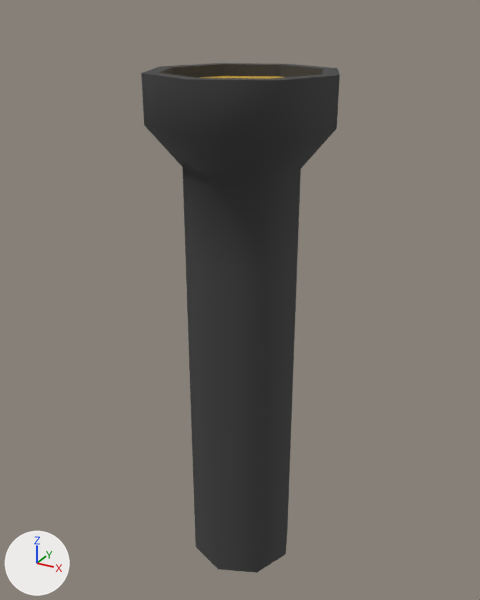
One commit to the FBX model RAW/Models/Torch.fbx: the scene before it, then after it.
Rendered twice from a camera (50 mm lens) standing at (0.0838, -0.1541, 0.1648) and looking at (-0.0022, 0.0022, 0.0867). The axes (+X, +Y, +Z) are drawn at lower left. The lights are the same throughout. Where no turn or scale is listed for an object, it has been applied to the vertices.
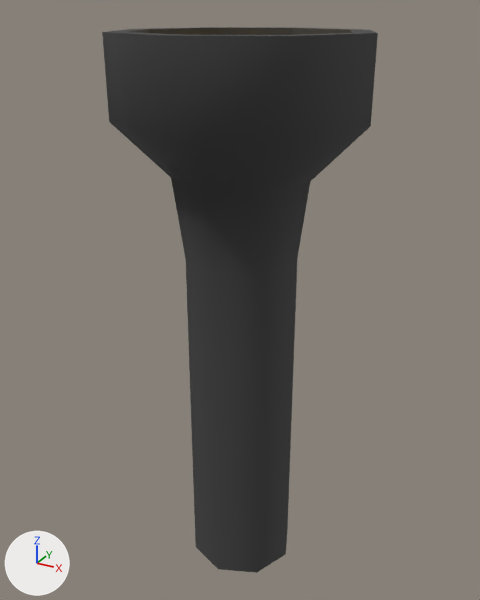
Commit message: Torch model
Updated Torch model

Pixel boxes [x1, y1, x2, y2] of what changed, in the pictures (480 x 600 px):
'Cylinder001', reshaped (38% wider, 7% taller): before [141, 63, 340, 573]; after [102, 27, 378, 573]

Edits to the bpy script that builds the scene:
```text
Change me_mesh:
    used by ob_cylinder001; location = (0.0, 0.0, 0.0752)
    remove me_mesh.from_pydata(...)  # 80 vertices, 82 faces; spans x -0.026..0.026, y -0.026..0.026, z -0.075..0.075
    add me_mesh.from_pydata(...)  # 80 vertices, 156 faces; spans x -0.034..0.034, y -0.034..0.034, z -0.075..0.084
    me_mesh part 1
    10 vertices are removed from x -0.026..0.026, y -0.026..0.026, z 0.063..0.075
    74 faces are deleted
    30 vertices move from x -0.021..0.021, y -0.021..0.026, z 0.052..0.075 to x -0.028..0.028, y -0.028..0.034, z 0.049..0.084
    10 vertices are added at x -0.034..0.034, y -0.034..0.034, z 0.064..0.084
    146 new faces join them, mat_material__7311 (picture img_grey_jpg)
    2 new faces join them, mat_material__7312 (picture img_torch_light_jpg)
```
